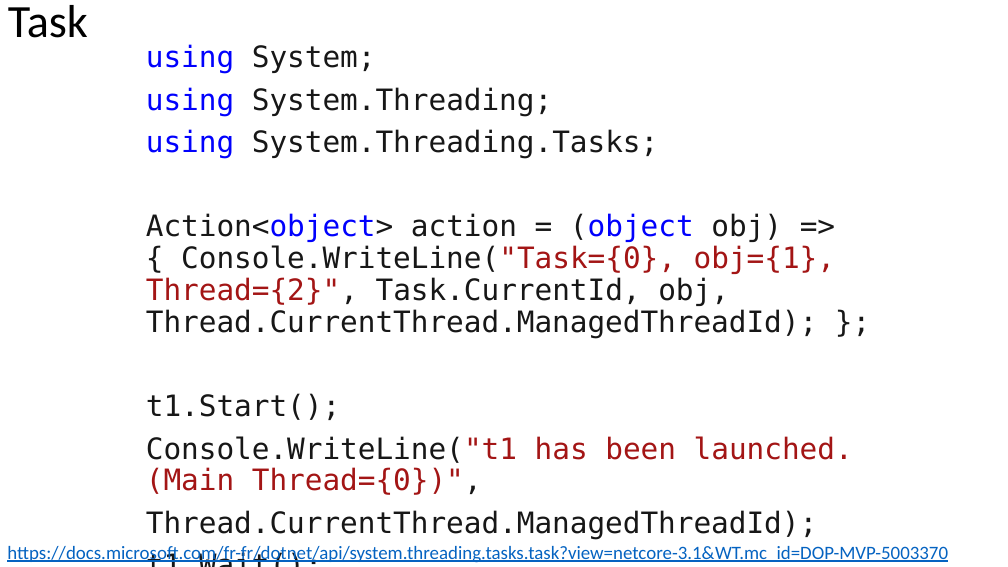
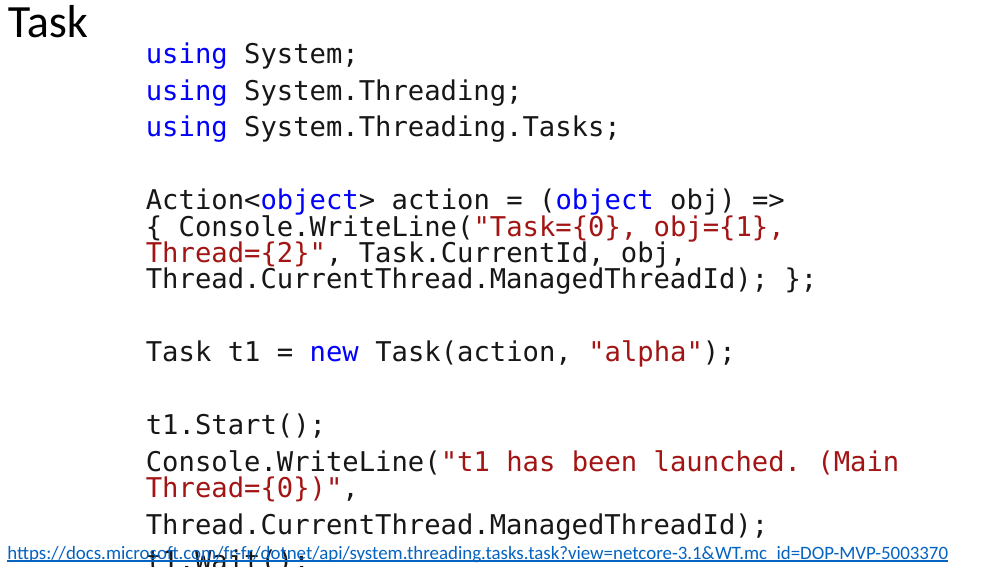
Before and after one commit to guillaume-chervet/course.dotnet, a slide deck: slide 67 of documentations/dotnet.pptx (slide 66 before the commit). Drawn at 1008x567 pixels with LibreOffice and Linux fonts; fonts in the diff are those of the drawing. Boxes give left, top, right and bottom in pixels: in the first picture for what was removed or moved away, otherwise in the second. Text is boxed around its words. In the diff, an @@ line names an element or a change of style, - is before the commit and + after.

Commit message:
update

```diff
--- a/documentations/dotnet.pptx
+++ b/documentations/dotnet.pptx
@@ text at (146, 42, 899, 540): size 28 to 25.9 pt; line spacing 0.9 to 0.8 @@
@@ text at (146, 340, 735, 367): paragraph added @@
+Task t1 = new Task(action, "alpha");
```
Also in this commit, not shown: 1 slide added.
